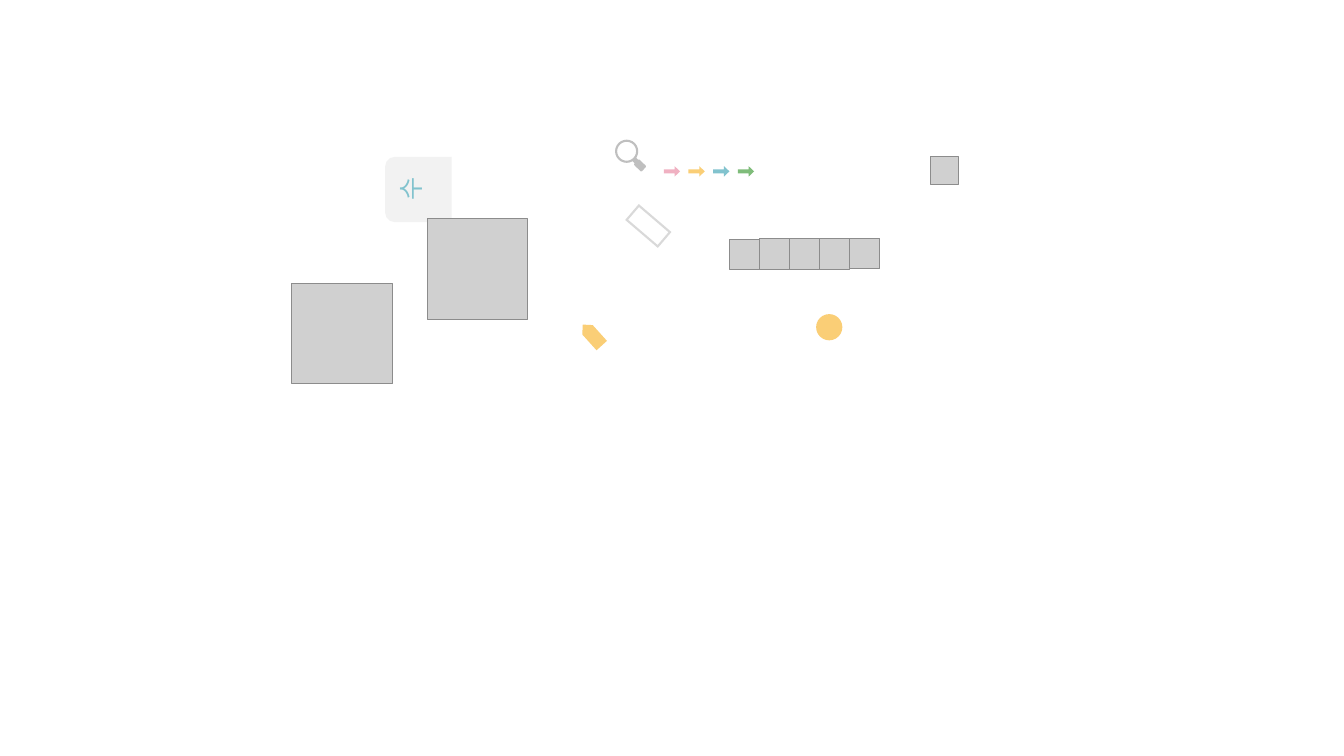
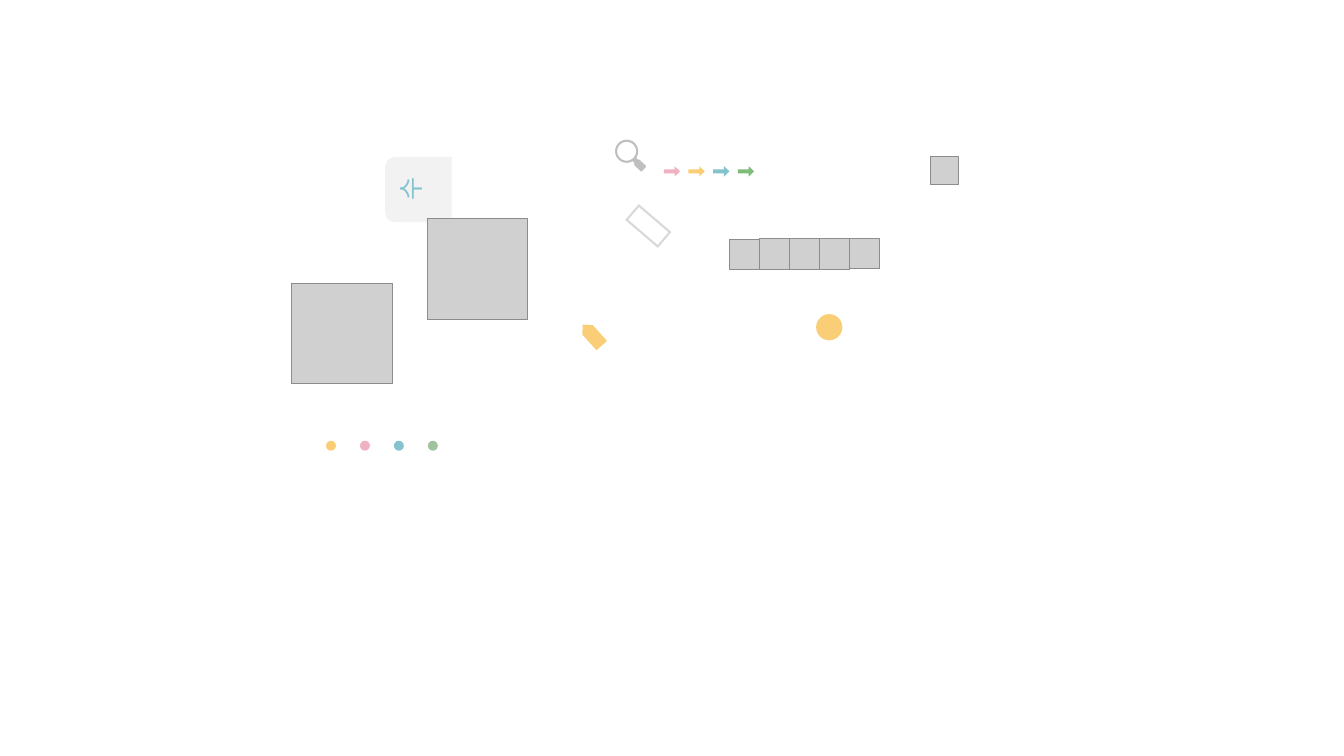
Before and after one commit to grootnam/mme-info, a slide deck: slide 24 of Resources/템플릿.pptx. Drawn at 1344x756 pixels with LibreOffice and Linux fonts; fonts in the diff are those of the drawing; grey boxes stand for pictures; background and template pictures are left out. Boxes give left, top, right and bottom in pixels: in the first picture for what was removed or moved away, otherwise in the second. Text is boxed around its words. In the diff, an @@ line names an element or a change of style, - is before the commit and + after.

```diff
--- a/Resources/템플릿.pptx
+++ b/Resources/템플릿.pptx
@@ ellipse added at box(326, 441, 336, 451), fill #FACE76 @@
@@ ellipse added at box(360, 441, 370, 451), fill #F0B1C2 @@
@@ ellipse added at box(394, 441, 404, 451), fill #82C3CE @@
@@ ellipse added at box(427, 441, 438, 451), fill #A0C29E @@
```
Also in this commit, not shown: 22 other files.
